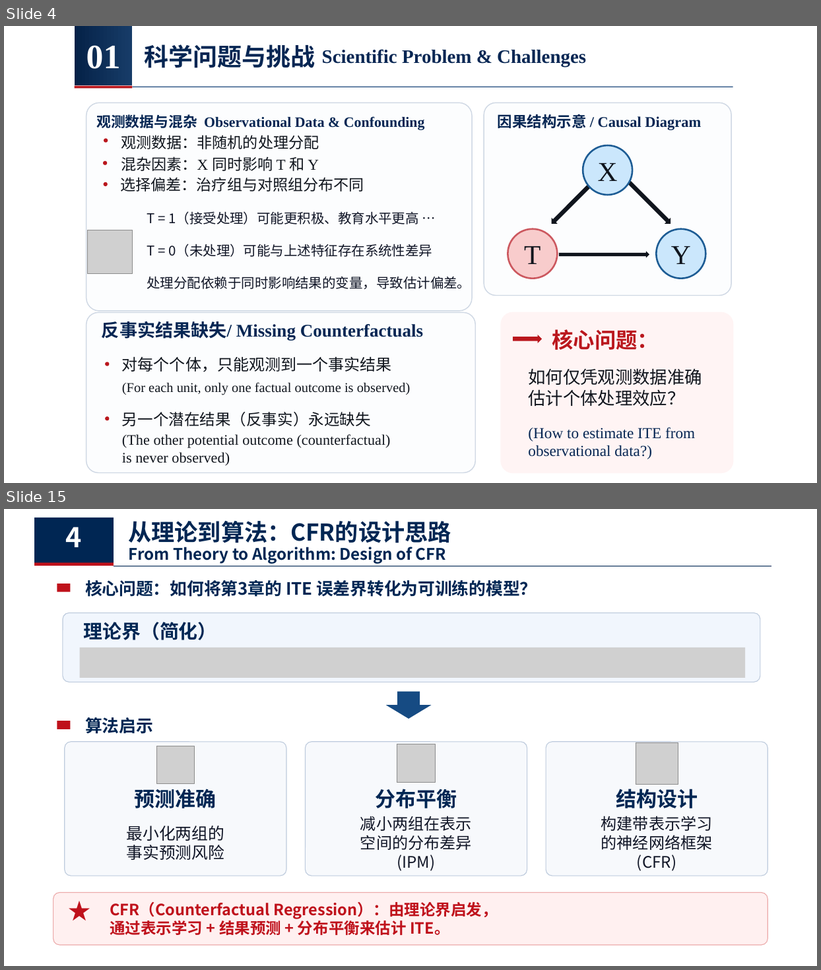
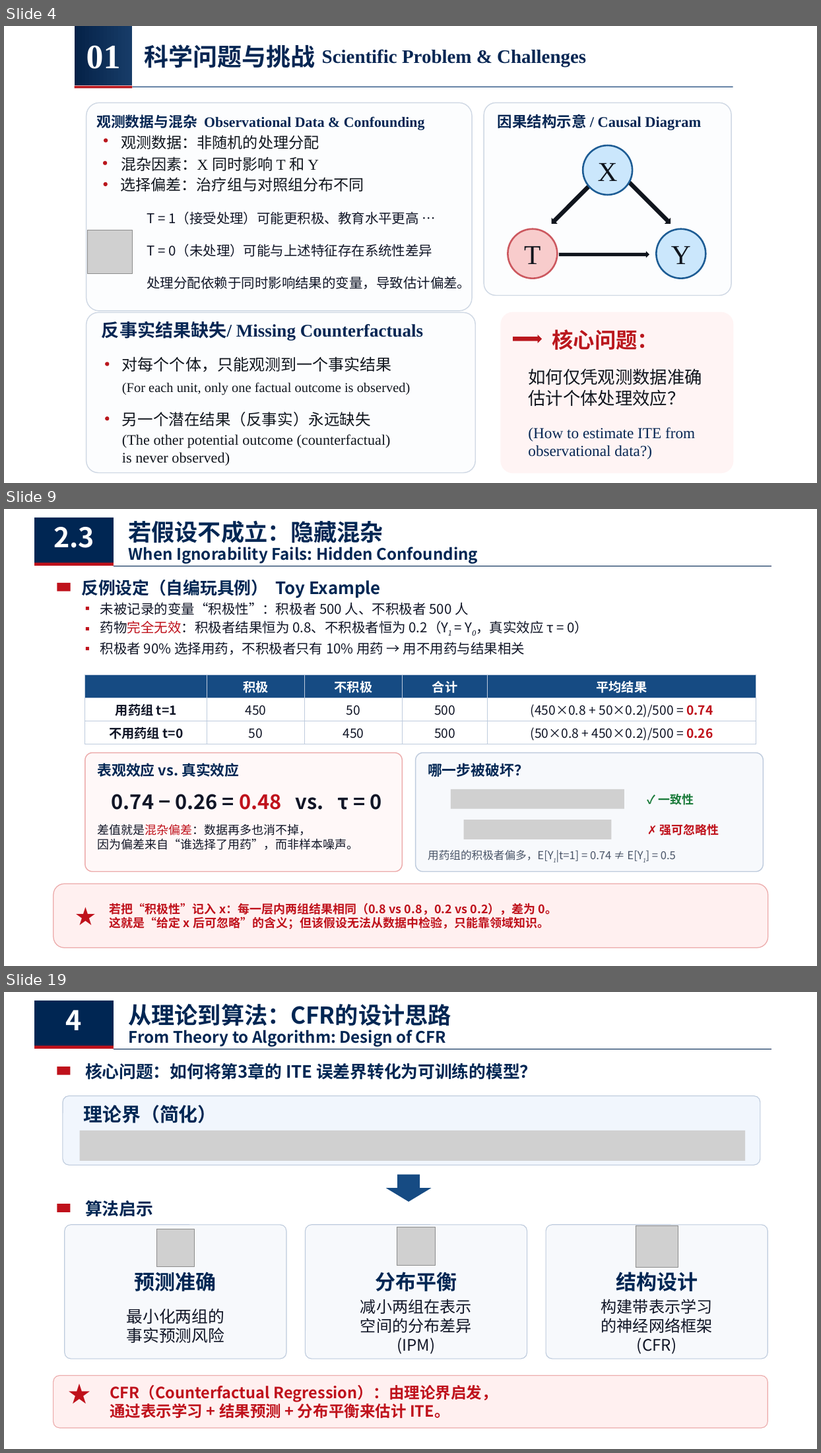
Before and after one commit to chanearly2002/Stastical_Computing, a slide deck: 个体处理效应估计.pptx. Shown one above the other, each under a label of ours: slides 4 and 15 before the commit, slides 4, 9 and 19 after it; the slides between them are not shown. The pictures are 821x970 and 821x1453 pixels, drawn with LibreOffice and Linux fonts; fonts in the diff are those of the drawing; grey boxes stand for pictures. Boxes give left, top, right and bottom in pixels: in the first picture for what was removed or moved away, otherwise in the second. Text is boxed around its words. In the diff, an @@ line names an element or a change of style, - is before the commit and + after.

```diff
--- a/个体处理效应估计.pptx
+++ b/个体处理效应估计.pptx
@@ slide 9 added at (4, 509, 817, 966), background #FFFFFF @@
@@ rectangle added at (34, 518, 113, 564), fill #002653 @@
@@ text added at (54, 527, 94, 548), 32 pt, text #FFFFFF, bold @@
+2.3
@@ text added at (129, 521, 384, 547), 27.4 pt, text #002653, bold @@
+若假设不成立：隐藏混杂
@@ text added at (129, 547, 479, 564), 18.8 pt, text #002653, bold @@
+When Ignorability Fails: Hidden Confounding
@@ rectangle added at (34, 562, 113, 566), fill #BF111B @@
@@ rectangle added at (113, 566, 772, 566), fill #002653 @@
@@ rectangle added at (57, 583, 71, 591), fill #BF111B @@
@@ text added at (81, 580, 380, 598), 20.1 pt, text #002653, bold @@
+反例设定（自编玩具例） Toy Example
@@ text added at (100, 602, 588, 655), 16 pt, text #101526 @@
+▪ 未被记录的变量“积极性”：积极者 500 人、不积极者 500 人
+▪ 药物完全无效：积极者结果恒为 0.8、不积极者恒为 0.2（Y1 = Y0，真实效应 τ = 0）
+▪ 积极者 90% 选择用药，不积极者只有 10% 用药 → 用不用药与结果相关
@@ table added at (85, 675, 756, 745), 3 rows, 5 columns @@
+ | 积极 | 不积极 | 合计 | 平均结果
+用药组 t=1 | 450 | 50 | 500 | (450×0.8 + 50×0.2)/500 = 0.74
+不用药组 t=0 | 50 | 450 | 500 | (50×0.8 + 450×0.2)/500 = 0.26
@@ rounded rectangle added at (85, 753, 403, 872), fill #FFF8F8, outline #ECAAAA 1.1 pt @@
@@ text added at (97, 763, 239, 777), 17 pt, text #002653, bold @@
+表观效应 vs. 真实效应
@@ rounded rectangle added at (416, 753, 764, 872), fill #F7F9FC, outline #BECBDD 1.1 pt @@
@@ text added at (428, 763, 529, 777), 17 pt, text #002653, bold @@
+哪一步被破坏？
@@ text added at (112, 794, 382, 810), 24 pt, text #101526, bold @@
+0.74 − 0.26 = 0.48 vs. τ = 0
@@ picture added at (451, 789, 625, 809) @@
@@ text added at (659, 793, 694, 805), 14 pt, text #1C7C3C, bold @@
+✓ 一致性
@@ text added at (97, 824, 358, 850), 14 pt, text #101526 @@
+差值就是混杂偏差：数据再多也消不掉，
+因为偏差来自“谁选择了用药”，而非样本噪声。
@@ picture added at (464, 820, 612, 840) @@
@@ text added at (660, 824, 719, 836), 14 pt, text #BF111B, bold @@
+✗ 强可忽略性
@@ text added at (428, 850, 676, 863), 13 pt, text #4A5568 @@
+用药组的积极者偏多，E[Y1|t=1] = 0.74 ≠ E[Y1] = 0.5
@@ rounded rectangle added at (54, 884, 768, 948), fill #FFF0F0, outline #ECAAAA 1 pt @@
@@ text added at (68, 884, 104, 948), 24 pt, text #BF111B @@
+★
@@ text added at (110, 903, 558, 929), 14 pt, text #BF111B, bold @@
+若把“积极性”记入 x：每一层内两组结果相同（0.8 vs 0.8，0.2 vs 0.2），差为 0。
+这就是“给定 x 后可忽略”的含义；但该假设无法从数据中检验，只能靠领域知识。
@@ what was slide 15 is now slide 19 @@
```
Also in this commit, not shown: 10 slides changed, 3 other slides added, 1 other file.
